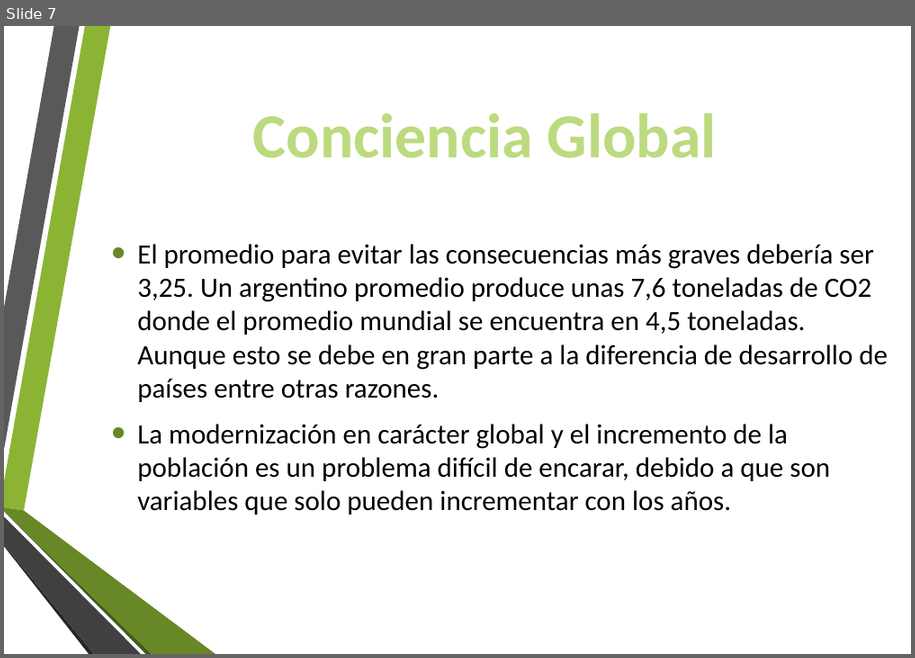
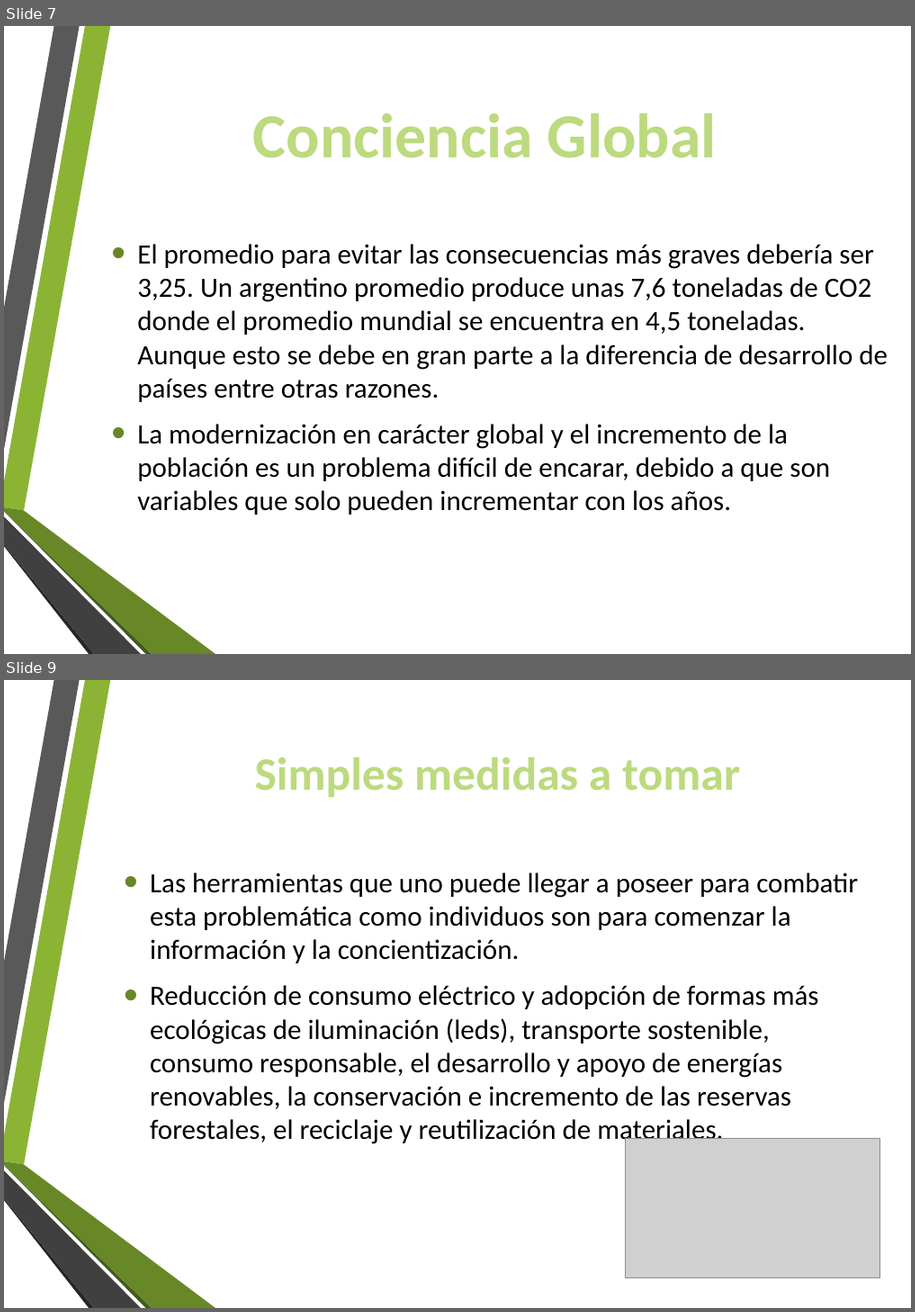
Before and after one commit to ArielMartino23/TP-Huella-de-Carbono, a slide deck: Huella de carbono.pptx. Shown one above the other, each under a label of ours: slide 7 before the commit, slides 7 and 9 after it; the slides between them are not shown. The pictures are 915x658 and 915x1312 pixels, drawn with LibreOffice and Linux fonts; fonts in the diff are those of the drawing; grey boxes stand for pictures. Boxes give left, top, right and bottom in pixels: in the first picture for what was removed or moved away, otherwise in the second. Text is boxed around its words. In the diff, an @@ line names an element or a change of style, - is before the commit and + after.

```diff
--- a/Huella de carbono.pptx
+++ b/Huella de carbono.pptx
@@ slide 9 added at [4,680,911,1308], background #FFFFFF; not listed: 6 template elements that a slide beside it also shows @@
@@ title added at [255,757,740,797], 40 pt, text #BCDA7E, bold @@
+Simples medidas a tomar
@@ text added at [150,873,858,1146], 24 pt, text #000000 @@
+• Las herramientas que uno puede llegar a poseer para combatir esta problemática como individuos son para comenzar la información y la concientización.
+• Reducción de consumo eléctrico y adopción de formas más ecológicas de iluminación (leds), transporte sostenible, consumo responsable, el desarrollo y apoyo de energías renovables, la conservación e incremento de las reservas forestales, el reciclaje y reutilización de materiales.
@@ picture added at [627,1138,881,1278] @@
```
Also in this commit, not shown: 2 other slides added.
